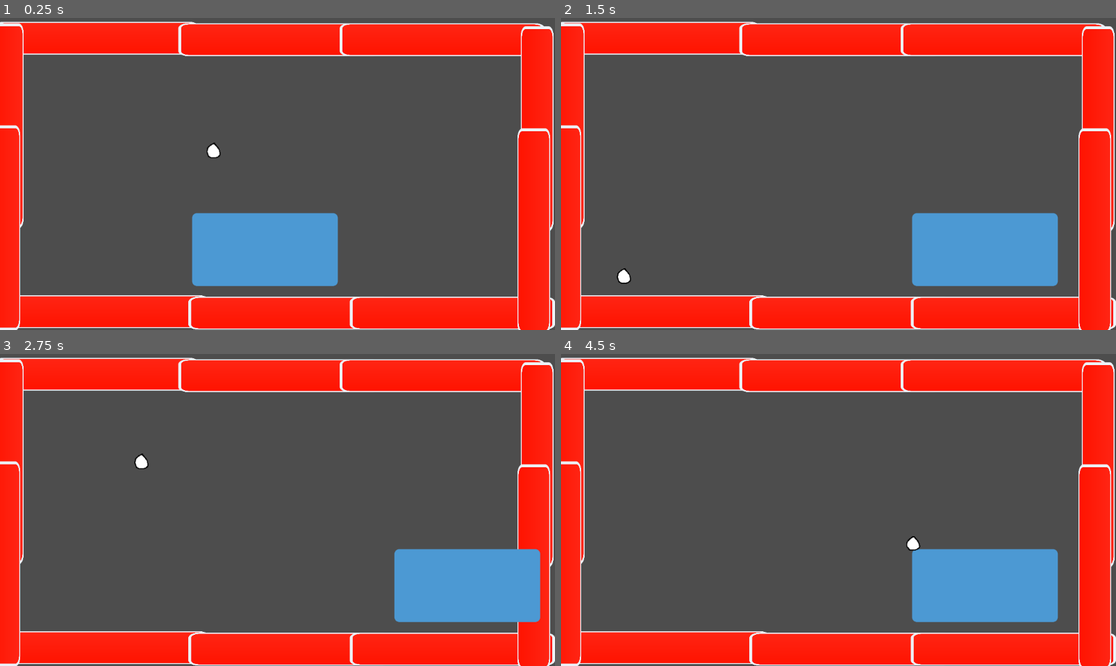
Above: before the commit, frames 1-4 (two rows, left to right).
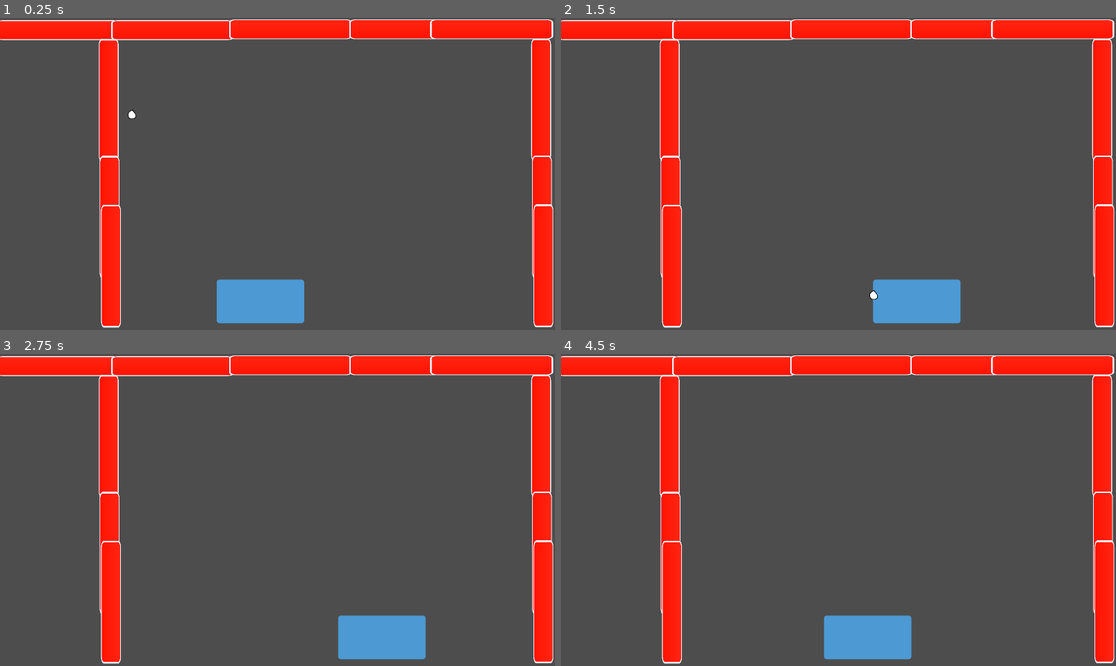
Above: after the commit, the same moments.

Repository: bronana86/germaphobe
Game: Godot game, scene res://Game Scene/game_scene.tscn
The game is run twice, just before and just after one commit, with the same random seed, the same clock (stepped at 60 frames per second) and the same inputs. The project has no main scene, so this scene is started directly.
Inputs:
- Up to frame 1 (0.25 s): no input
- Up to frame 2 (1.5 s): hold D (move_right) 0.53-1.28 s; hold A (move_left) from 1.28 s (still down)
- Up to frame 3 (2.75 s): release A (move_left) at 2.03 s; hold D (move_right) from 2.03 s (still down)
- Up to frame 4 (4.5 s): release D (move_right) at 3.53 s; hold A (move_left) from 3.53 s (still down)

The runs differ from the first frame. In frame 1, 32% of the frame differs, in the area x 0-100%, y 0-100%; in frame 2, 33%; in frame 3, 32%; in frame 4, 33%.

Commit message:
fixed paddle, started main level

Diff:
--- /dev/null
+++ b/Game Over Plane/GameOverPlane.tscn
@@ -0,0 +1,12 @@
+[gd_scene format=3 uid="uid://cbejnnxorrsdf"]
+
+[ext_resource type="Script" uid="uid://bbuafw2tvcu7v" path="res://Game Over Plane/game_over_plane.gd" id="1_exltc"]
+
+[sub_resource type="SegmentShape2D" id="SegmentShape2D_mnf0k"]
+b = Vector2(1942, -1)
+
+[node name="GameOverPlane" type="Area2D" unique_id=1027130878]
+script = ExtResource("1_exltc")
+
+[node name="CollisionShape2D" type="CollisionShape2D" parent="." unique_id=1479355379]
+shape = SubResource("SegmentShape2D_mnf0k")
--- /dev/null
+++ b/Game Over Plane/game_over_plane.gd
@@ -0,0 +1,7 @@
+extends Area2D
+
+func _ready() -> void:
+	body_entered.connect(_on_body_entered)
+
+func _on_body_entered(_body :Node2D):
+	print("gameover!!!")
--- a/Game Scene/game_scene.tscn
+++ b/Game Scene/game_scene.tscn
@@ -3,6 +3,7 @@
 [ext_resource type="PackedScene" uid="uid://dy53ntyqb52jv" path="res://Wall/wall.tscn" id="1_mwla4"]
 [ext_resource type="PackedScene" uid="uid://esm0knjsdkeo" path="res://Paddle/paddle.tscn" id="2_nl8ue"]
 [ext_resource type="PackedScene" uid="uid://dy03gxb518pey" path="res://Ball/ball.tscn" id="3_6ivl6"]
+[ext_resource type="PackedScene" uid="uid://cbejnnxorrsdf" path="res://Game Over Plane/GameOverPlane.tscn" id="4_nl8ue"]
 
 [node name="GameScene" type="Node2D" unique_id=158136633]
 
@@ -11,40 +12,51 @@
 [node name="Wall" parent="Walls" unique_id=1842671465 instance=ExtResource("1_mwla4")]
 position = Vector2(200, 42)
 
-[node name="Wall2" parent="Walls" unique_id=883109585 instance=ExtResource("1_mwla4")]
-position = Vector2(583, 45)
+[node name="Wall2" parent="Walls" unique_id=2141049065 instance=ExtResource("1_mwla4")]
+position = Vector2(597, 42)
 
-[node name="Wall3" parent="Walls" unique_id=1565581736 instance=ExtResource("1_mwla4")]
-position = Vector2(918, 45)
+[node name="Wall3" parent="Walls" unique_id=2054506439 instance=ExtResource("1_mwla4")]
+position = Vector2(1005, 39)
 
-[node name="Wall4" parent="Walls" unique_id=925208138 instance=ExtResource("1_mwla4")]
-position = Vector2(221, 610)
+[node name="Wall4" parent="Walls" unique_id=665577543 instance=ExtResource("1_mwla4")]
+position = Vector2(1421, 39)
 
-[node name="Wall5" parent="Walls" unique_id=1129091928 instance=ExtResource("1_mwla4")]
-position = Vector2(604, 613)
+[node name="Wall5" parent="Walls" unique_id=222950632 instance=ExtResource("1_mwla4")]
+position = Vector2(1701, 39)
 
-[node name="Wall6" parent="Walls" unique_id=506663174 instance=ExtResource("1_mwla4")]
-position = Vector2(939, 613)
-
-[node name="Wall7" parent="Walls" unique_id=749850844 instance=ExtResource("1_mwla4")]
-position = Vector2(15, 224)
+[node name="Wall6" parent="Walls" unique_id=21104395 instance=ExtResource("1_mwla4")]
+position = Vector2(376, 285)
 rotation = 1.5707964
 
-[node name="Wall8" parent="Walls" unique_id=907517769 instance=ExtResource("1_mwla4")]
-position = Vector2(8, 436)
+[node name="Wall7" parent="Walls" unique_id=1923362897 instance=ExtResource("1_mwla4")]
+position = Vector2(379, 690)
 rotation = 1.5707964
 
-[node name="Wall9" parent="Walls" unique_id=936122140 instance=ExtResource("1_mwla4")]
-position = Vector2(1115, 230)
+[node name="Wall8" parent="Walls" unique_id=1510713454 instance=ExtResource("1_mwla4")]
+position = Vector2(384, 859)
 rotation = 1.5707964
 
-[node name="Wall10" parent="Walls" unique_id=1670000422 instance=ExtResource("1_mwla4")]
-position = Vector2(1108, 442)
+[node name="Wall9" parent="Walls" unique_id=1689370744 instance=ExtResource("1_mwla4")]
+position = Vector2(1872, 284)
+rotation = 1.5707964
+
+[node name="Wall10" parent="Walls" unique_id=655029868 instance=ExtResource("1_mwla4")]
+position = Vector2(1875, 689)
+rotation = 1.5707964
+
+[node name="Wall11" parent="Walls" unique_id=162094821 instance=ExtResource("1_mwla4")]
+position = Vector2(1880, 858)
 rotation = 1.5707964
 
 [node name="Paddle" parent="." unique_id=825981723 instance=ExtResource("2_nl8ue")]
-position = Vector2(550, 481)
+position = Vector2(901, 981)
 left_right_speed = 10.0
 
 [node name="Ball" parent="." unique_id=1200674082 instance=ExtResource("3_6ivl6")]
 position = Vector2(503, 217)
+speed = 500.0
+
+[node name="CanvasLayer" type="CanvasLayer" parent="." unique_id=580459455]
+
+[node name="GameOverPlane" parent="." unique_id=1027130878 instance=ExtResource("4_nl8ue")]
+position = Vector2(126, 1097)
--- a/Paddle/paddle.gd
+++ b/Paddle/paddle.gd
@@ -1,11 +1,39 @@
 extends StaticBody2D
+@onready var left_collision_area: Area2D = %LeftCollisionArea
+@onready var right_collision_area: Area2D = %RightCollisionArea
 
 @export var left_right_speed :float #this represents the left and right speed of the paddlee
  #speed in pixels/second. The speed must be a Vector2, but we are only conncerned witht the x componentt.
 
-func _physics_process(delta: float) -> void:
+#These two bools are changed when the collision boxes detect a wall on either side of the paddle
+var wall_on_right_side :bool = false
+var wall_on_left_side :bool = false
 
-	if Input.is_action_pressed("move_right"):
+func _ready() ->void:
+	left_collision_area.body_entered.connect(_on_left_area_entered)
+	left_collision_area.body_exited.connect(_on_left_area_exited)
+	right_collision_area.body_entered.connect(_on_right_area_entered)
+	right_collision_area.body_exited.connect(_on_right_area_exited)
+
+func _physics_process(_delta: float) -> void:
+
+	if Input.is_action_pressed("move_right") and wall_on_right_side == false:
 		position.x += left_right_speed
-	if Input.is_action_pressed("move_left"):
+	if Input.is_action_pressed("move_left") and wall_on_left_side == false:
 		position.x -=left_right_speed
+
+func _on_left_area_entered(body :Node2D) ->void:
+	if body is Wall:
+		wall_on_left_side = true
+
+func _on_left_area_exited(body :Node2D) ->void:
+	if body is Wall:
+		wall_on_left_side = false
+
+func _on_right_area_entered(body :Node2D) ->void:
+	if body is Wall:
+		wall_on_right_side = true
+
+func _on_right_area_exited(body :Node2D) ->void:
+	if body is Wall:
+		wall_on_right_side = false
--- a/Paddle/paddle.tscn
+++ b/Paddle/paddle.tscn
@@ -4,17 +4,35 @@
 [ext_resource type="Texture2D" uid="uid://d1ps0b6hcgwub" path="res://Paddle/paddle_protoype.png" id="2_welph"]
 
 [sub_resource type="RectangleShape2D" id="RectangleShape2D_plu76"]
-size = Vector2(152.42516, 302)
+size = Vector2(153.42516, 302)
+
+[sub_resource type="RectangleShape2D" id="RectangleShape2D_welph"]
+size = Vector2(130.5, 153)
 
 [node name="Paddle" type="StaticBody2D" unique_id=1088609142]
 script = ExtResource("1_plu76")
+left_right_speed = null
 
 [node name="Sprite2D" type="Sprite2D" parent="." unique_id=1541180371]
 scale = Vector2(0.6561713, 0.65617126)
 texture = ExtResource("2_welph")
 
-[node name="CollisionShape2D" type="CollisionShape2D" parent="." unique_id=365709559]
+[node name="BallBounceShape" type="CollisionShape2D" parent="." unique_id=365709559]
 position = Vector2(7.6293945e-06, 1.2125778)
 rotation = 1.5707964
 shape = SubResource("RectangleShape2D_plu76")
 debug_color = Color(0.9123508, 0.21452719, 0.5134427, 0.41960785)
+
+[node name="LeftCollisionArea" type="Area2D" parent="." unique_id=1658505693]
+unique_name_in_owner = true
+
+[node name="LeftCollisionBox" type="CollisionShape2D" parent="LeftCollisionArea" unique_id=2053226935]
+position = Vector2(-173.25, 0.5)
+shape = SubResource("RectangleShape2D_welph")
+
+[node name="RightCollisionArea" type="Area2D" parent="." unique_id=2018681690]
+unique_name_in_owner = true
+
+[node name="RightCollisionBox" type="CollisionShape2D" parent="RightCollisionArea" unique_id=428369578]
+position = Vector2(153, 1)
+shape = SubResource("RectangleShape2D_welph")
--- a/Wall/wall.gd
+++ b/Wall/wall.gd
@@ -1,4 +1,4 @@
-extends StaticBody2D
+class_name Wall extends StaticBody2D
 
 #@export var left_right_speed :float #this represents the left and right speed of the paddlee
  ##speed in pixels/second. The speed must be a Vector2, but we are only conncerned witht the x componentt.
--- a/project.godot
+++ b/project.godot
@@ -17,6 +17,13 @@
 config/name="germaphobe"
 config/features=PackedStringArray("4.6", "Forward Plus")
 config/icon="res://icon.svg"
+
+[display]
+
+window/size/viewport_width=1920
+window/size/viewport_height=1080
+window/size/mode=2
+window/size/resizable=false
 
 [input]
 
Not shown, added: Game Over Plane/game_over_plane.gd.uid
